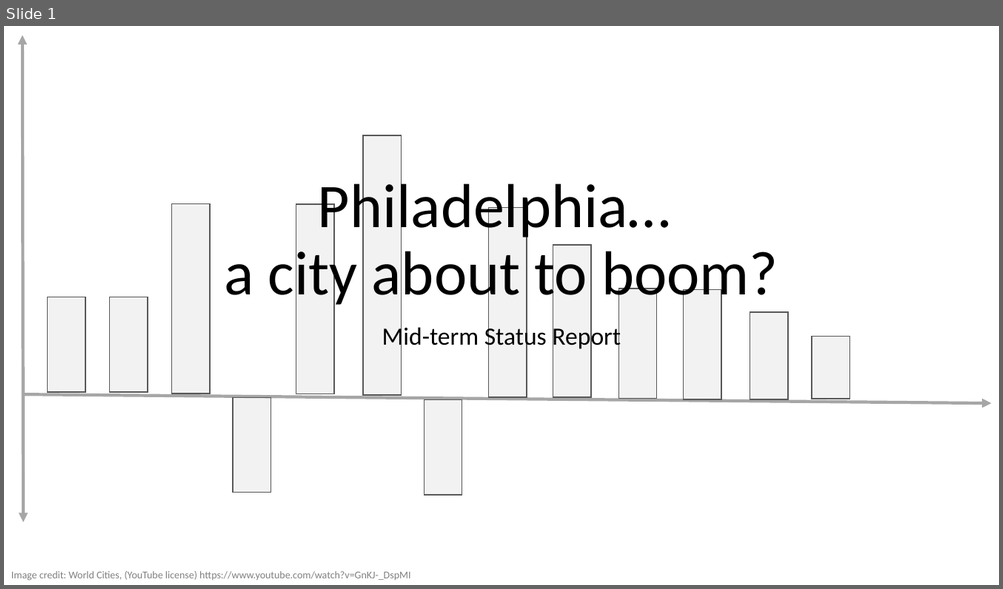
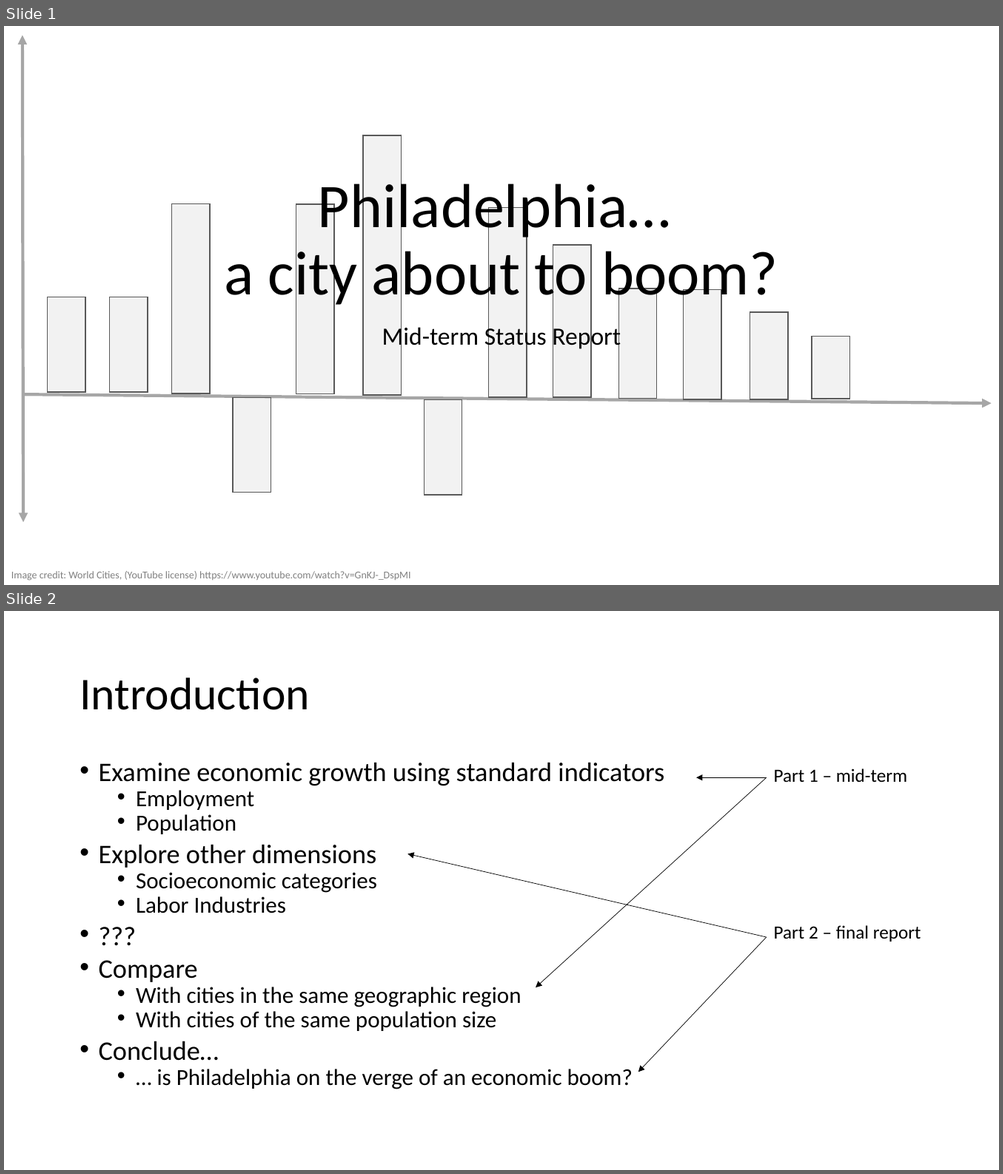
Before and after one commit to muftring/iu-datavis, a slide deck: project/mid-term-presentation.pptx. Shown one above the other, each under a label of ours: slide 1 before the commit, slides 1 and 2 after it. The pictures are 1003x589 and 1003x1174 pixels, drawn with LibreOffice and Linux fonts; fonts in the diff are those of the drawing; background and template pictures are left out. Boxes give left, top, right and bottom in pixels: in the first picture for what was removed or moved away, otherwise in the second. Text is boxed around its words. In the diff, an @@ line names an element or a change of style, - is before the commit and + after.

Commit message:
Mid-term presentation: history slide

```diff
--- a/project/mid-term-presentation.pptx
+++ b/project/mid-term-presentation.pptx
@@ slide 2 added at [4,611,999,1170], background #FFFFFF @@
@@ title added at [79,678,310,710], 44 pt, text #000000 @@
+Introduction
@@ text added at [99,762,664,1090], 22.2 pt, text #000000 @@
+• Examine economic growth using standard indicators
+  • Employment
+  • Population
+• Explore other dimensions
+  • Socioeconomic categories
+  • Labor Industries
+• ???
+• Compare
+  • With cities in the same geographic region
+  • With cities of the same population size
+• Conclude…
+  • … is Philadelphia on the verge of an economic boom?
@@ arrow added from (766, 777) to (535, 988), #000000 0.5 pt @@
@@ arrow added from (766, 777) to (697, 777), #000000 0.5 pt @@
@@ text added at [774,769,921,942], 18 pt, text #000000 @@
+Part 1 – mid-term
+Part 2 – final report
@@ arrow added from (766, 938) to (407, 854), #000000 0.5 pt @@
@@ arrow added from (766, 938) to (638, 1072), #000000 0.5 pt @@
```
Also in this commit, not shown: 1 other slide added, 2 slides removed, 12 other files.
